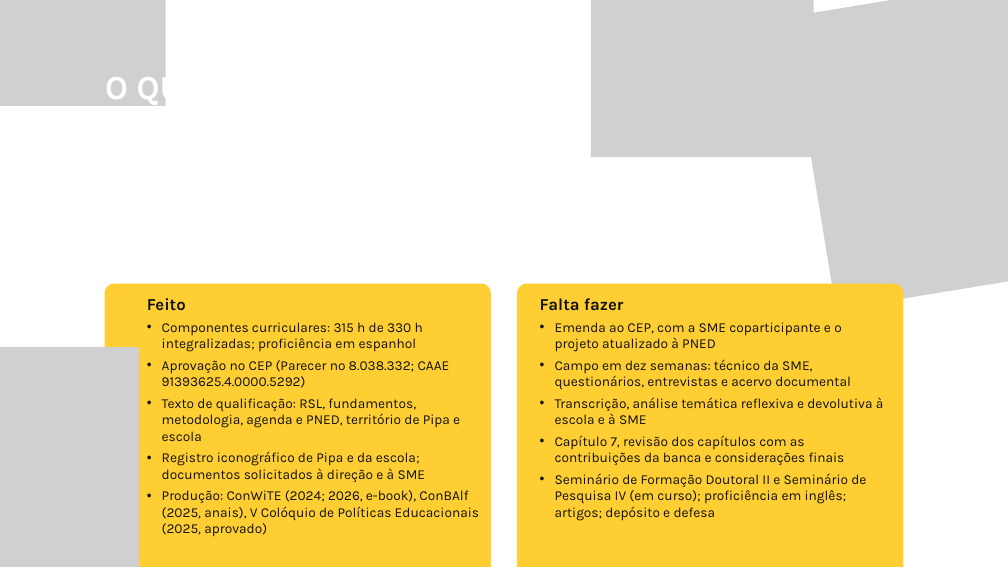
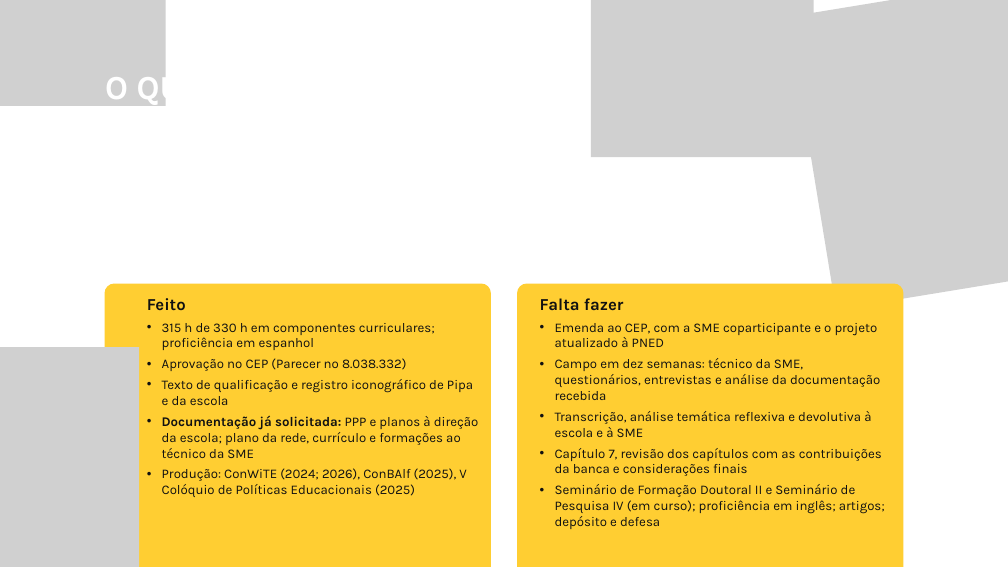
Before and after one commit to yzynya-beep/Tese, a slide deck: slide 29 of apresentacao_qualificacao/Qualificacao_PNED_Pipa.pptx (slide 28 before the commit). Drawn at 1008x567 pixels with LibreOffice and Linux fonts; fonts in the diff are those of the drawing; grey boxes stand for pictures; background and template pictures are left out. Boxes give left, top, right and bottom in pixels: in the first picture for what was removed or moved away, otherwise in the second. Text is boxed around its words. In the diff, an @@ line names an element or a change of style, - is before the commit and + after.

```diff
--- a/apresentacao_qualificacao/Qualificacao_PNED_Pipa.pptx
+++ b/apresentacao_qualificacao/Qualificacao_PNED_Pipa.pptx
@@ text at [162, 323, 479, 497]: text changed; size 19.6 to 18.9 pt @@
-• Componentes curriculares: 315 h de 330 h integralizadas; proficiência em espanhol
-• Aprovação no CEP (Parecer nº 8.038.332; CAAE 91393625.4.0000.5292)
-• Texto de qualificação: RSL, fundamentos, metodologia, agenda e PNED, território de Pipa e escola
-• Registro iconográfico de Pipa e da escola; documentos solicitados à direção e à SME
-• Produção: ConWiTE (2024; 2026, e-book), ConBAlf (2025, anais), V Colóquio de Políticas Educacionais (2025, aprovado)
+• 315 h de 330 h em componentes curriculares; proficiência em espanhol
+• Aprovação no CEP (Parecer nº 8.038.332)
+• Texto de qualificação e registro iconográfico de Pipa e da escola
+• Documentação já solicitada: PPP e planos à direção da escola; plano da rede, currículo e formações ao técnico da SME
+• Produção: ConWiTE (2024; 2026), ConBAlf (2025), V Colóquio de Políticas Educacionais (2025)
@@ text at [555, 323, 885, 529]: size 19.6 to 18.9 pt in "Emenda ao CEP, com a SME coparticipante ...", "Transcrição, análise temática reflexiva e devolutiva à ...", "Capítulo 7, revisão dos capítulos com as ...", "Seminário de Formação Doutoral II e Seminário ..." @@
@@ text at [555, 358, 880, 400]: text changed; size 19.6 to 18.9 pt @@
-• Campo em dez semanas: técnico da SME, questionários, entrevistas e acervo documental
+• Campo em dez semanas: técnico da SME, questionários, entrevistas e análise da documentação recebida
```
Also in this commit, not shown: 1 other slide changed, 1 slide added, 18 other files.
